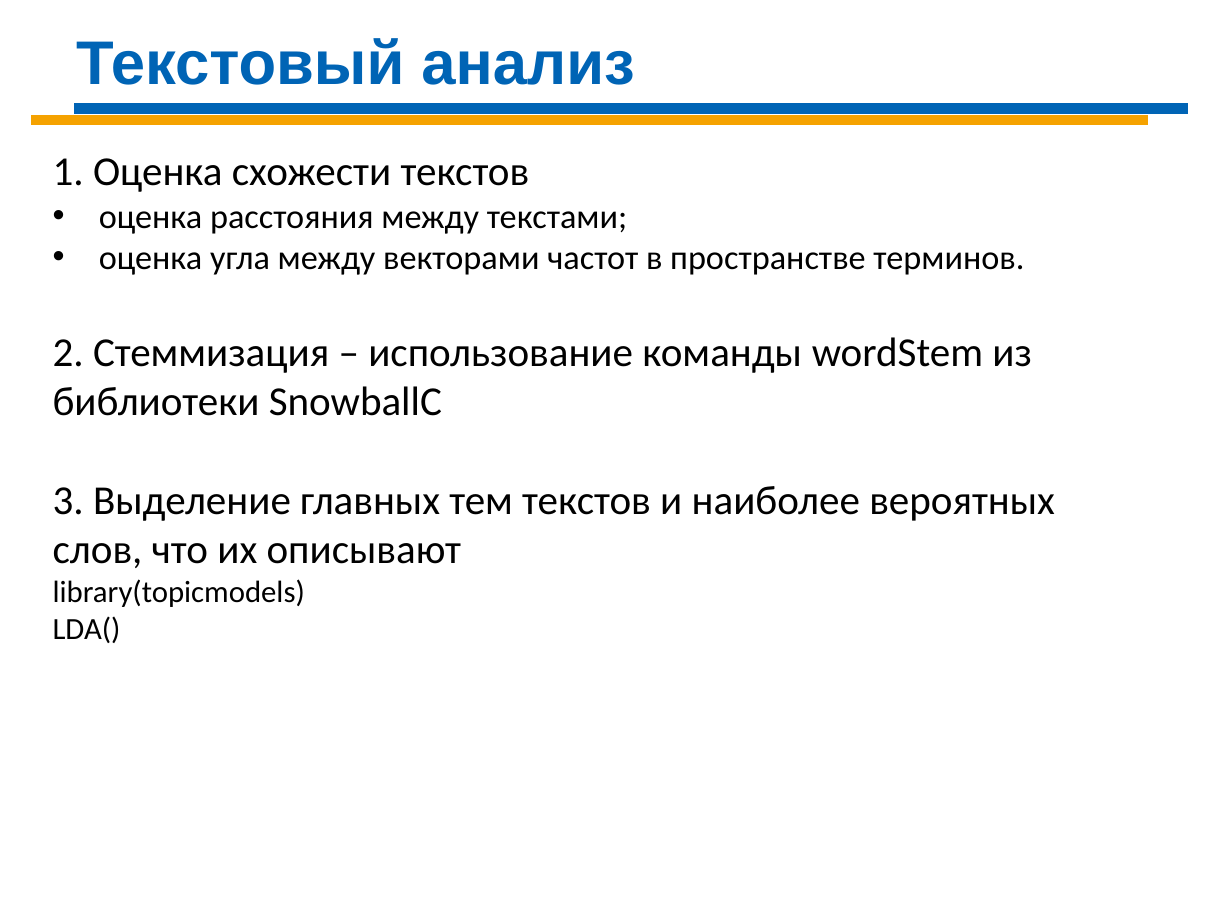
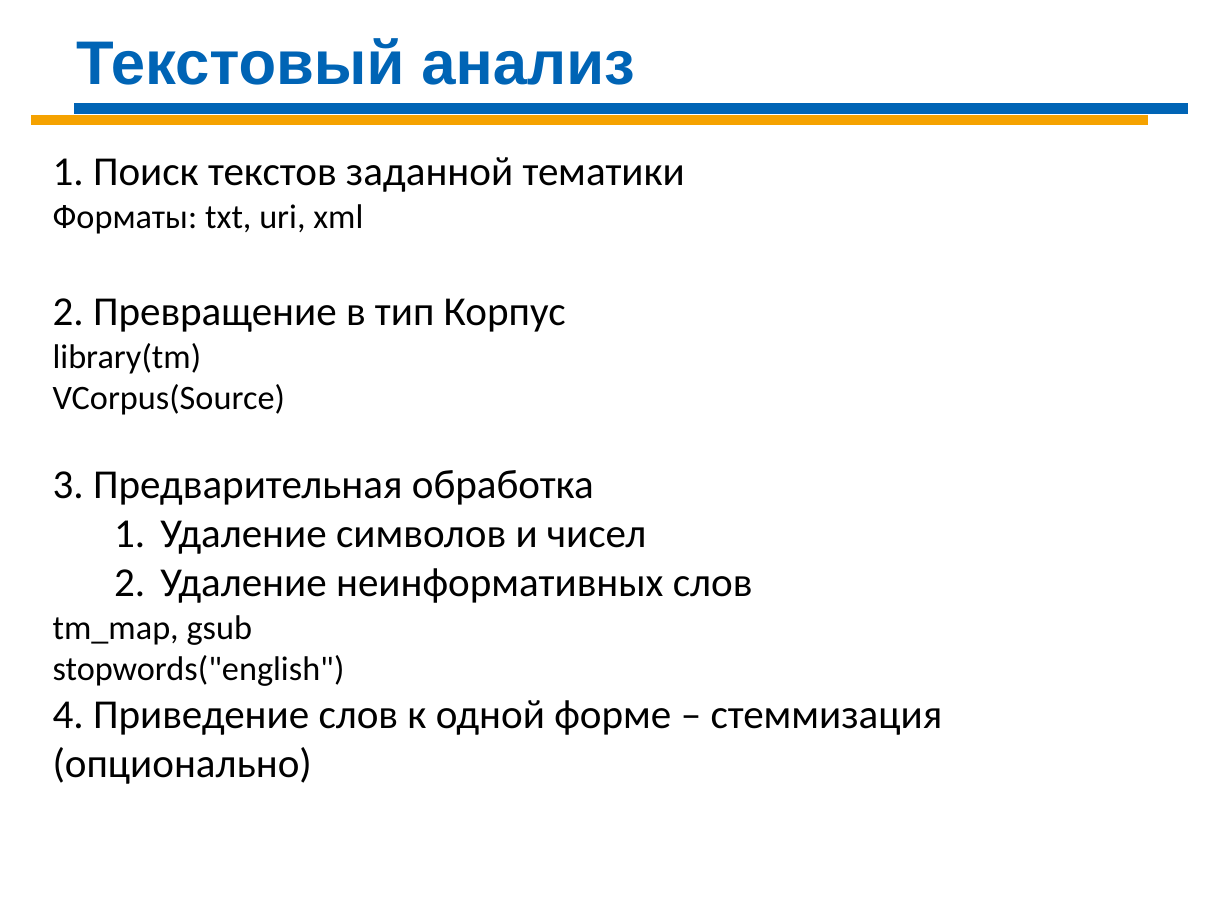
Before and after one commit to Demolis/Infopulse, a slide deck: slide 1 of DS_Sat_2019/DS-Day-12 R.pptx. Drawn at 1232x924 pixels with LibreOffice and Linux fonts; fonts in the diff are those of the drawing. Boxes give left, top, right and bottom in pixels: in the first picture for what was removed or moved away, otherwise in the second. Text is boxed around its words. In the diff, an @@ line names an element or a change of style, - is before the commit and + after.

```diff
--- a/DS_Sat_2019/DS-Day-12 R.pptx
+++ b/DS_Sat_2019/DS-Day-12 R.pptx
@@ text at [53, 157, 943, 784]: text changed @@
-1. Оценка схожести текстов
-• оценка расстояния между текстами;
-• оценка угла между векторами частот в пространстве терминов.
-2. Стеммизация – использование команды wordStem из библиотеки SnowballC
-3. Выделение главных тем текстов и наиболее вероятных слов, что их описывают
-library(topicmodels)
-LDA()
+1. Поиск текстов заданной тематики
+Форматы: txt, uri, xml
+2. Превращение в тип Корпус
+library(tm)
+VCorpus(Source)
+3. Предварительная обработка
+  1. Удаление символов и чисел
+  2. Удаление неинформативных слов
+tm_map, gsub
+stopwords("english")
+4. Приведение слов к одной форме – стеммизация (опционально)
```
Also in this commit, not shown: 3 slides added, 2 slides removed.
